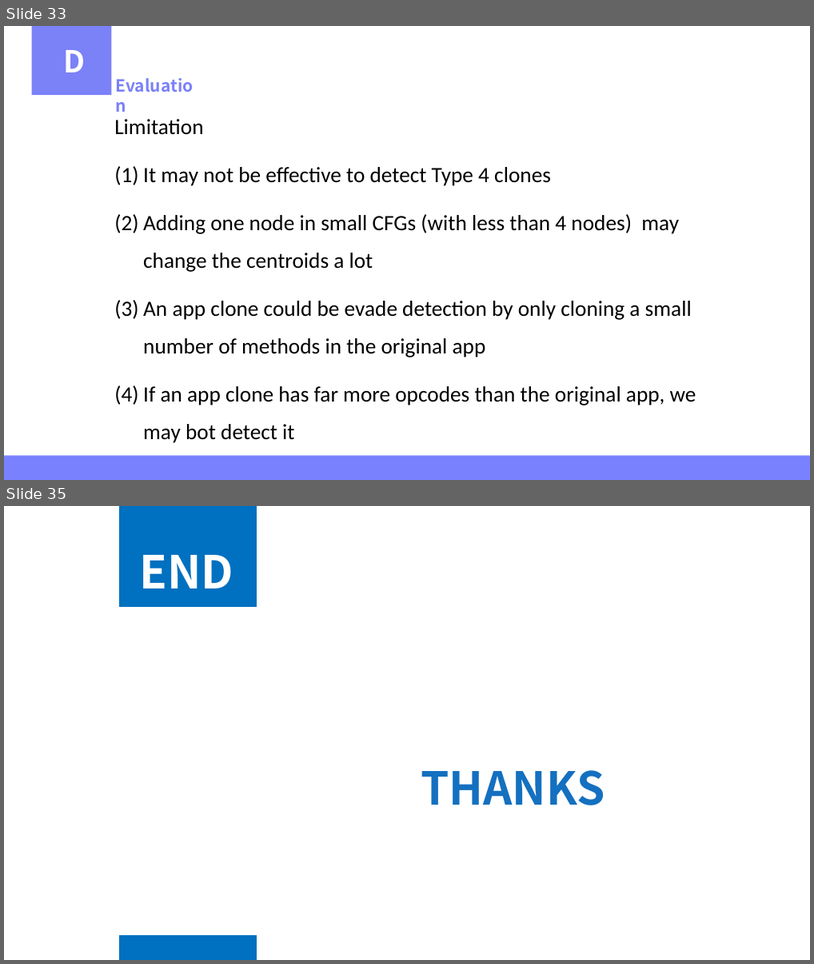
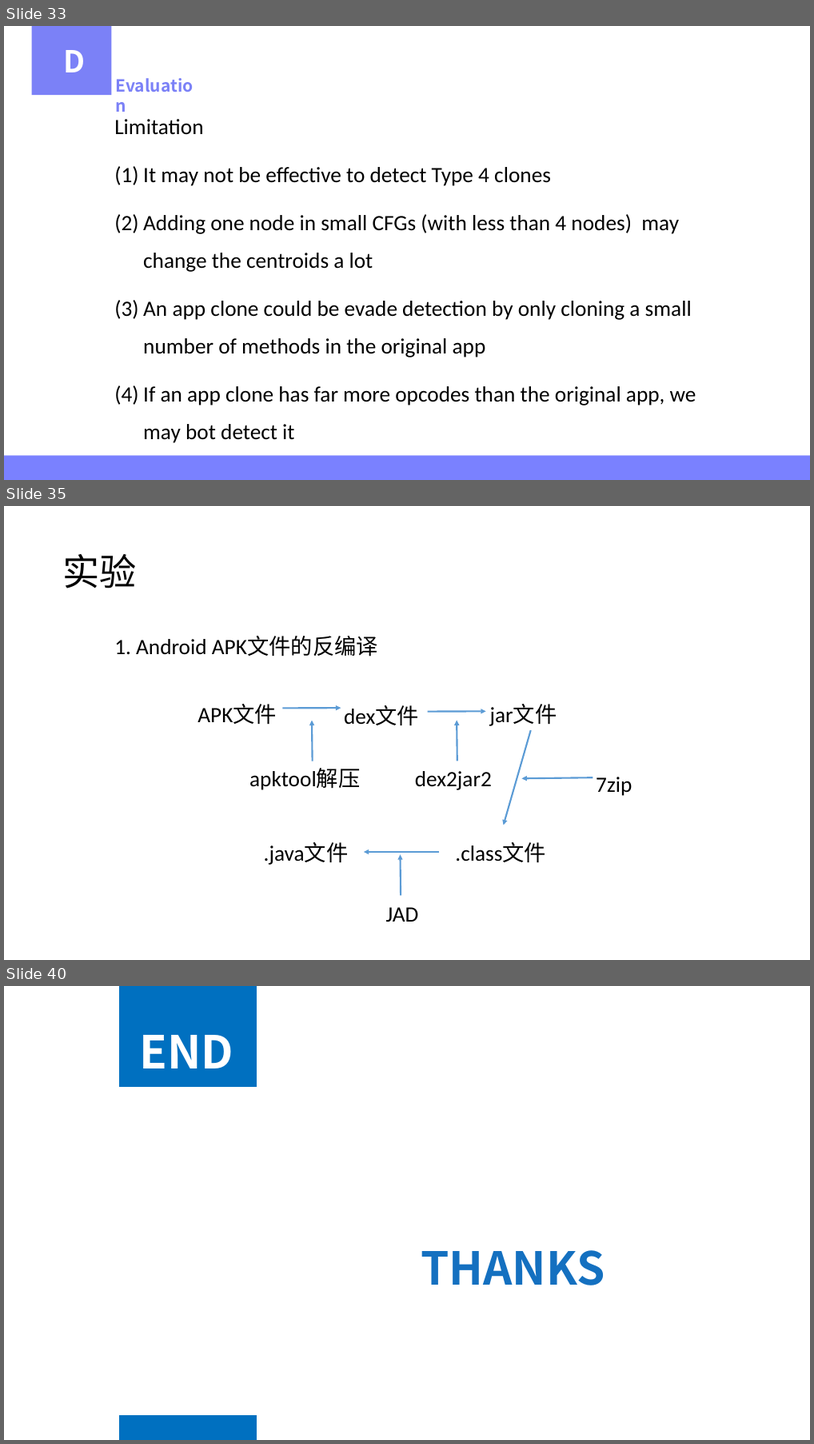
Before and after one commit to qiuliwang/cabinet, a slide deck: papers/AASSppt/AASS.pptx. Shown one above the other, each under a label of ours: slides 33 and 35 before the commit, slides 33, 35 and 40 after it; the slides between them are not shown. The pictures are 814x964 and 814x1444 pixels, drawn with LibreOffice and Linux fonts; fonts in the diff are those of the drawing. Boxes give left, top, right and bottom in pixels: in the first picture for what was removed or moved away, otherwise in the second. Text is boxed around its words. In the diff, an @@ line names an element or a change of style, - is before the commit and + after.

```diff
--- a/papers/AASSppt/AASS.pptx
+++ b/papers/AASSppt/AASS.pptx
@@ slide 35 added at box(4, 506, 810, 960), background #FFFFFF @@
@@ title added at box(62, 554, 136, 588), 44 pt, text #000000 @@
+实验
@@ text added at box(114, 636, 378, 656), 26 pt, text #000000 @@
+1. Android APK文件的反编译
@@ text added at box(198, 704, 277, 724), 26 pt, text #000000 @@
+APK文件
@@ arrow added from (283, 708) to (341, 708), #5B9BD5 2 pt @@
@@ arrow added from (313, 761) to (312, 720), #5B9BD5 2 pt @@
@@ text added at box(344, 705, 419, 726), 26 pt, text #000000 @@
+dex文件
@@ arrow added from (428, 711) to (486, 711), #5B9BD5 2 pt @@
@@ arrow added from (458, 760) to (457, 720), #5B9BD5 2 pt @@
@@ text added at box(490, 704, 558, 726), 26 pt, text #000000 @@
+jar文件
@@ arrow added from (531, 730) to (504, 825), #5B9BD5 2 pt @@
@@ text added at box(250, 768, 360, 790), 26 pt, text #000000 @@
+apktool解压
@@ text added at box(415, 771, 492, 790), 26 pt, text #000000 @@
+dex2jar2
@@ arrow added from (594, 778) to (522, 778), #5B9BD5 2 pt @@
@@ text added at box(596, 776, 632, 796), 26 pt, text #000000 @@
+7zip
@@ text added at box(264, 843, 349, 864), 26 pt, text #000000 @@
+.java文件
@@ arrow added from (439, 852) to (364, 852), #5B9BD5 2 pt @@
@@ arrow added from (401, 895) to (400, 855), #5B9BD5 2 pt @@
@@ text added at box(455, 843, 546, 863), 26 pt, text #000000 @@
+.class文件
@@ text added at box(386, 907, 419, 921), 26 pt, text #000000 @@
+JAD
@@ what was slide 35 is now slide 40 @@
```
Also in this commit, not shown: 1 slide changed, 4 other slides added, 40 other files.
